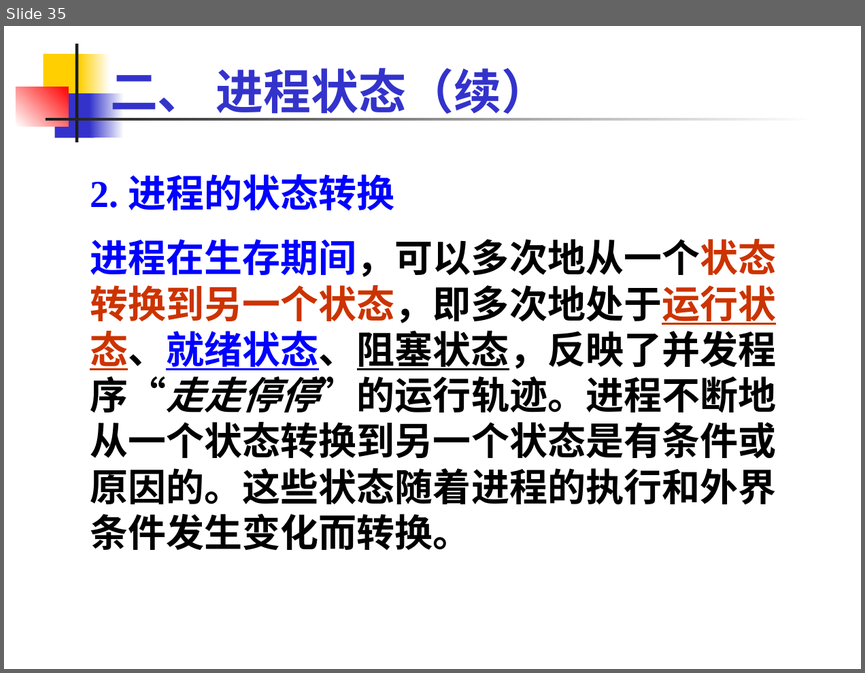
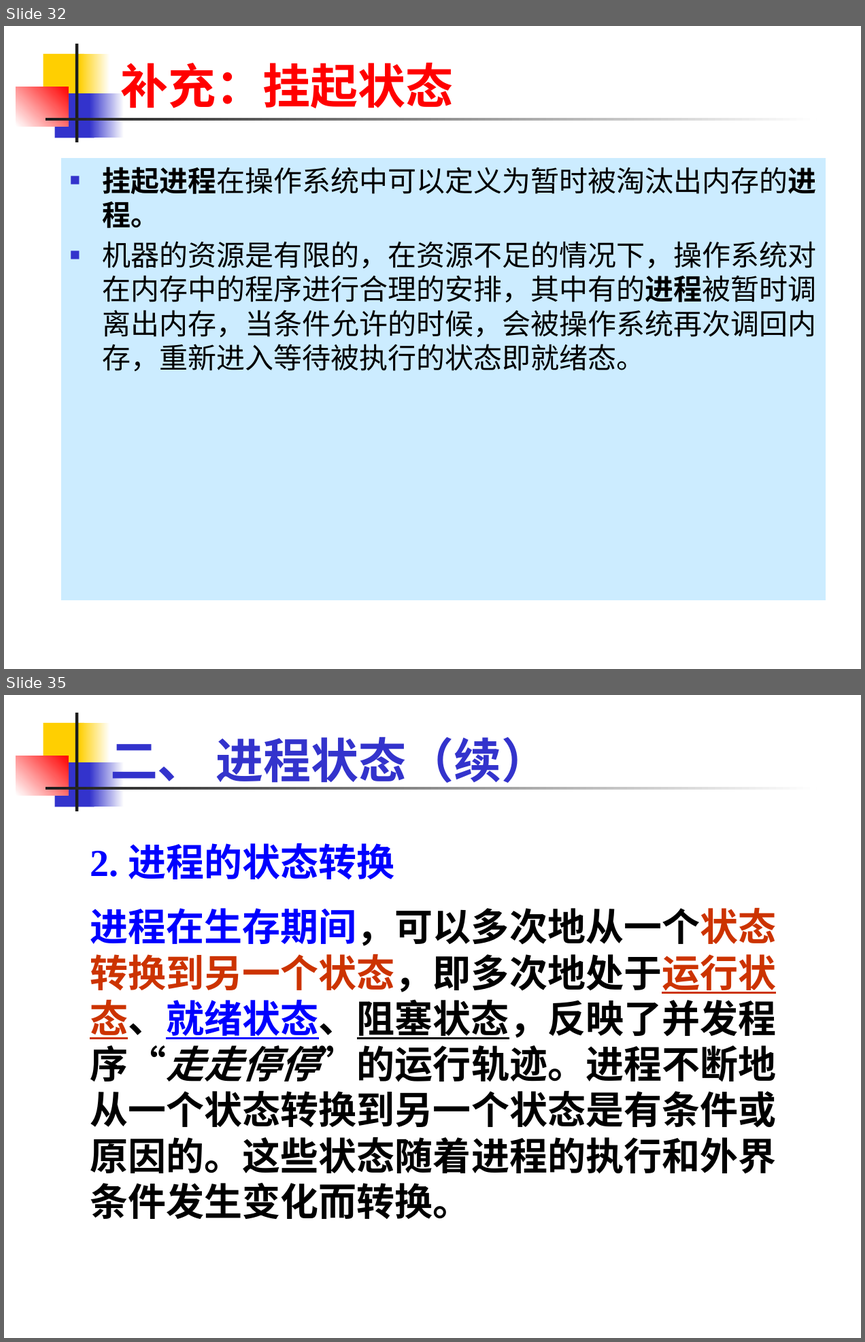
Before and after one commit to rjnew/OS, a slide deck: OS02.1 进程.pptx. Shown one above the other, each under a label of ours: slide 35 before the commit, slides 32 and 35 after it; the slides between them are not shown. The pictures are 865x673 and 865x1342 pixels, drawn with LibreOffice and Linux fonts; fonts in the diff are those of the drawing. Boxes give left, top, right and bottom in pixels: in the first picture for what was removed or moved away, otherwise in the second. Text is boxed around its words. In the diff, an @@ line names an element or a change of style, - is before the commit and + after.

```diff
--- a/OS02.1 进程.pptx
+++ b/OS02.1 进程.pptx
@@ slide 32 added at bbox=[4, 26, 861, 669], background #FFFFFF; not listed: 7 template elements that a slide beside it also shows @@
@@ title added at bbox=[120, 62, 453, 108], 40 pt, text #FF0000, bold @@
+补充：挂起状态
@@ text added at bbox=[61, 159, 825, 600], fill #CCECFF, outline #CCECFF 0.75 pt, 24 pt, text #000000 @@
+■ 挂起进程在操作系统中可以定义为暂时被淘汰出内存的进程。
+■ 机器的资源是有限的，在资源不足的情况下，操作系统对在内存中的程序进行合理的安排，其中有的进程被暂时调离出内存，当条件允许的时候，会被操作系统再次调回内存，重新进入等待被执行的状态即就绪态。
```
Also in this commit, not shown: 19 slides changed, 1 other slide added, 2 slides removed.
